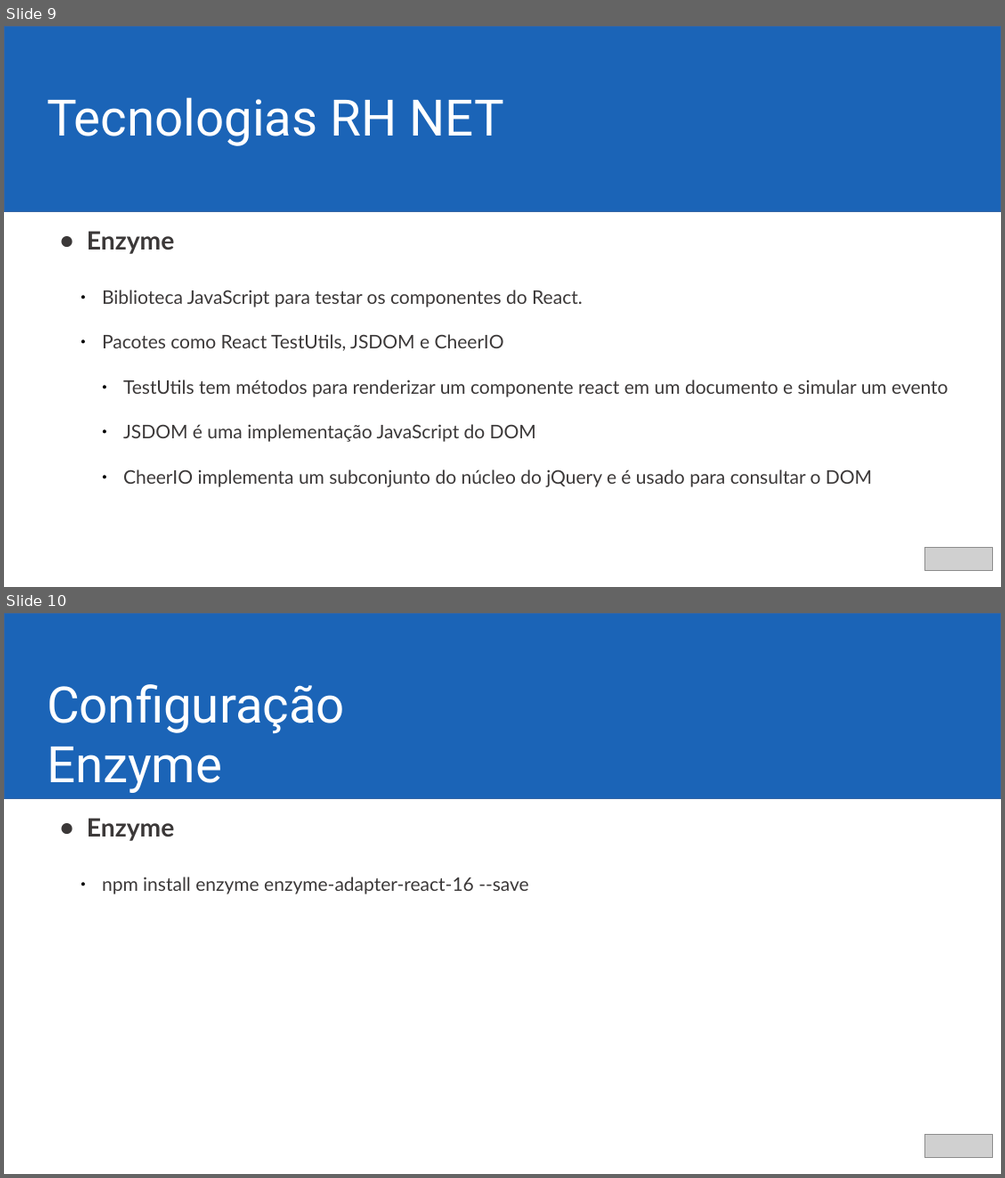
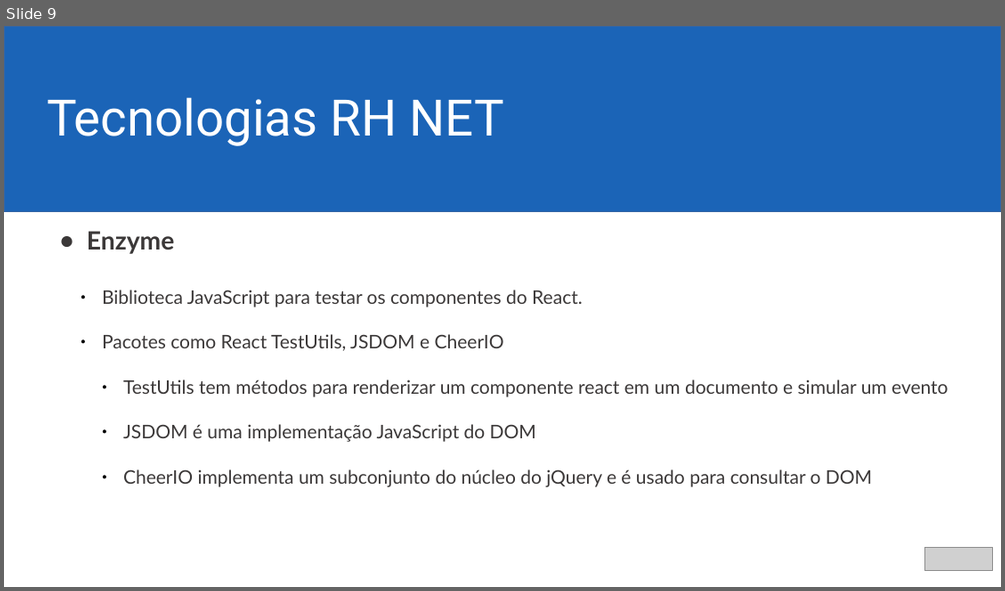
Before and after one commit to ericjrsilva/meetup-react-tests, a slide deck: apresentacao.odp. Shown one above the other, each under a label of ours: slides 9 and 10 before the commit, slide 9 after it. The pictures are 1005x1178 and 1005x591 pixels, drawn with LibreOffice and Linux fonts; fonts in the diff are those of the drawing; grey boxes stand for pictures; background and template pictures are left out. Boxes give left, top, right and bottom in pixels: in the first picture for what was removed or moved away, otherwise in the second. Text is boxed around its words. In the diff, an @@ line names an element or a change of style, - is before the commit and + after.

```diff
--- a/apresentacao.odp
+++ b/apresentacao.odp
@@ slide 10 removed at (x1=4, y1=613, x2=1001, y2=1174), background #FFFFFF @@
@@ rectangle removed at (x1=4, y1=613, x2=1001, y2=798) @@
@@ text removed at (x1=47, y1=684, x2=345, y2=793) @@
-Configuração Enzyme
@@ text removed at (x1=87, y1=818, x2=529, y2=894) @@
-● Enzyme
-  ● npm install enzyme enzyme-adapter-react-16 --save
@@ picture removed at (x1=926, y1=1134, x2=993, y2=1158) @@
```
Also in this commit, not shown: 1 slide changed, 1 slide added, 1 other slide removed.
